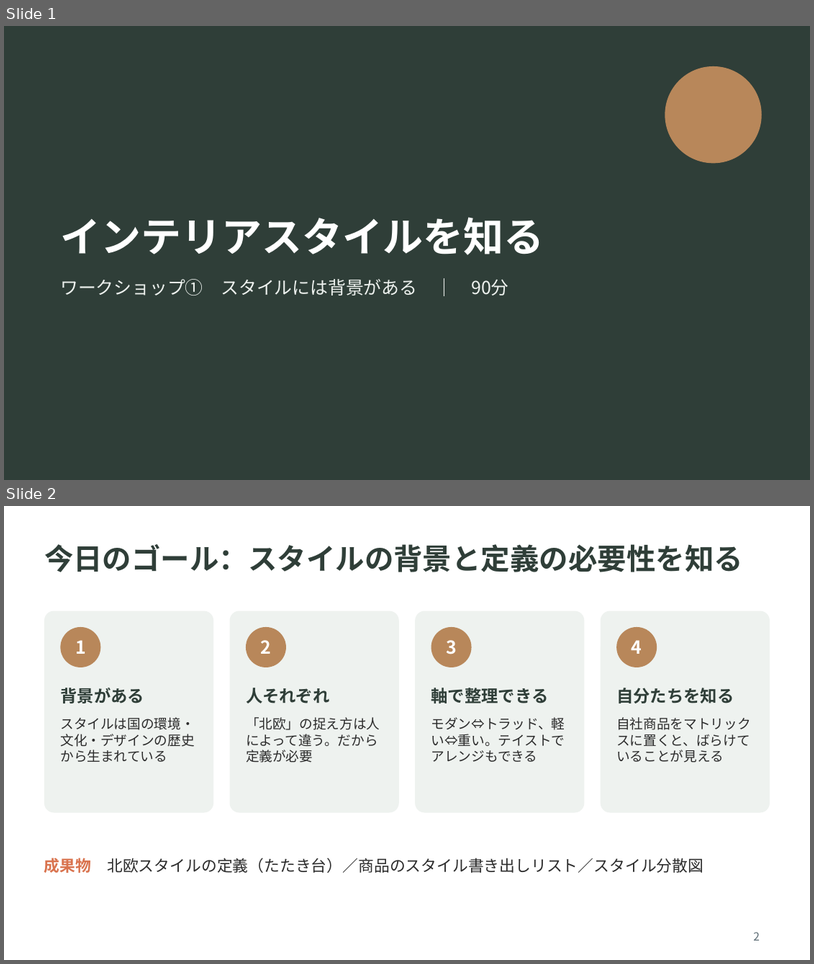
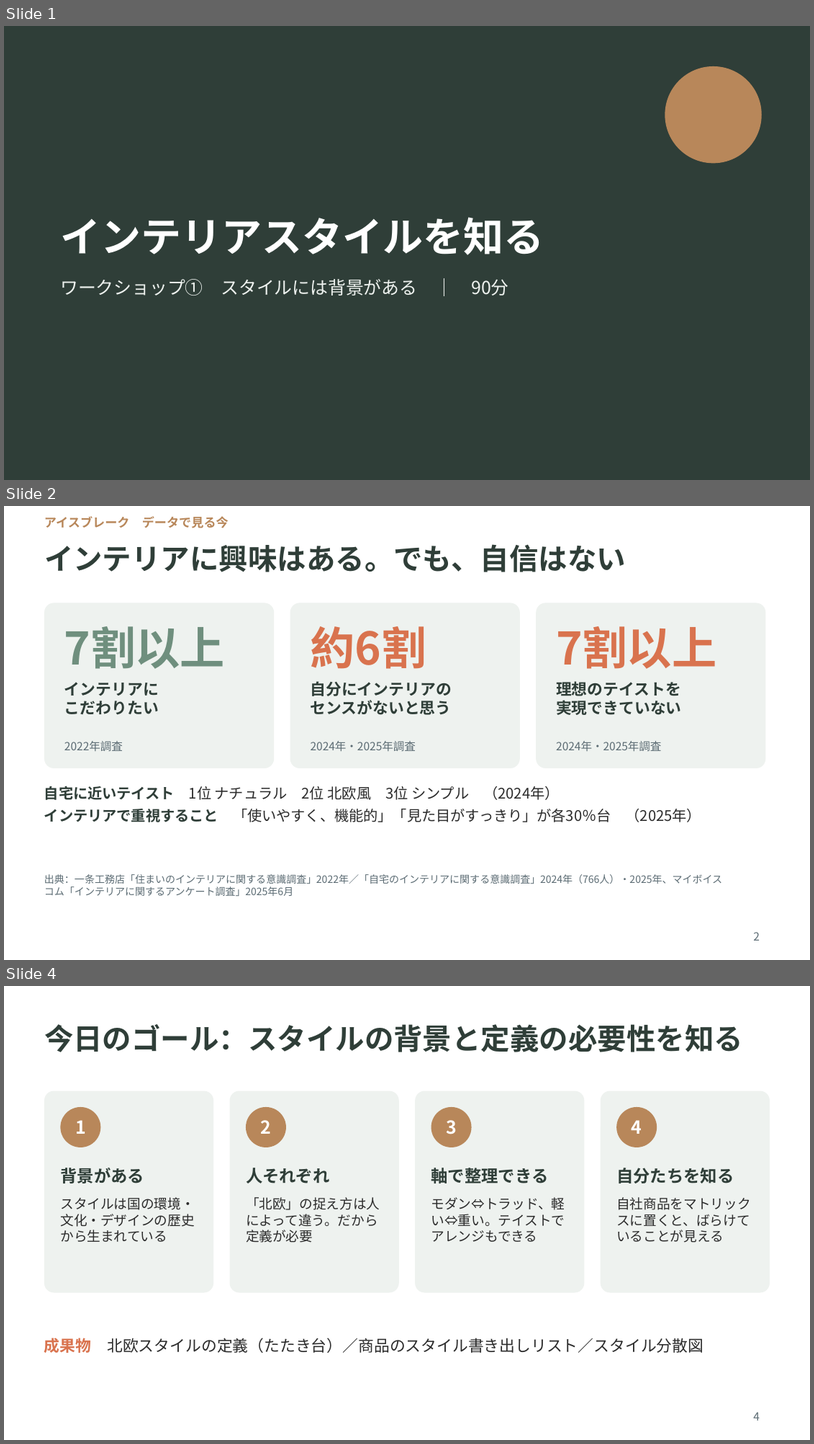
Before and after one commit to rietakenaho-creator/my-first-project_atinterior, a slide deck: workshop1_interior_style.pptx. Shown one above the other, each under a label of ours: slides 1 and 2 before the commit, slides 1, 2 and 4 after it; the slides between them are not shown. The pictures are 814x964 and 814x1444 pixels, drawn with LibreOffice and Linux fonts; fonts in the diff are those of the drawing. Boxes give left, top, right and bottom in pixels: in the first picture for what was removed or moved away, otherwise in the second. Text is boxed around its words. In the diff, an @@ line names an element or a change of style, - is before the commit and + after.

```diff
--- a/workshop1_interior_style.pptx
+++ b/workshop1_interior_style.pptx
@@ slide 2 added at [4, 506, 810, 960], background #FFFFFF @@
@@ text added at [44, 516, 229, 528], 11 pt, text #B8875A, bold @@
+アイスブレーク データで見る今
@@ title added at [44, 544, 626, 572], 26 pt, text #2F3E38, bold @@
+インテリアに興味はある。でも、自信はない
@@ rounded rectangle added at [44, 602, 274, 768], fill #EEF2EF @@
@@ rounded rectangle added at [291, 602, 520, 768], fill #EEF2EF @@
@@ rounded rectangle added at [536, 602, 766, 768], fill #EEF2EF @@
@@ text added at [64, 626, 225, 669], 40 pt, text #6F8F7E, bold @@
+7割以上
@@ text added at [311, 626, 427, 669], 40 pt, text #D9734E, bold @@
+約6割
@@ text added at [556, 626, 717, 669], 40 pt, text #D9734E, bold @@
+7割以上
@@ text added at [64, 682, 159, 715], 14 pt, text #2F3E38, bold @@
+インテリアに
+こだわりたい
@@ text added at [311, 681, 452, 715], 14 pt, text #2F3E38, bold @@
+自分にインテリアの
+センスがないと思う
@@ text added at [556, 681, 682, 715], 14 pt, text #2F3E38, bold @@
+理想のテイストを
+実現できていない
@@ text added at [64, 741, 123, 751], 10 pt, text #5B6B73 @@
+2022年調査
@@ text added at [311, 741, 416, 751], 10 pt, text #5B6B73 @@
+2024年・2025年調査
@@ text added at [556, 741, 661, 751], 10 pt, text #5B6B73 @@
+2024年・2025年調査
@@ text added at [44, 785, 702, 822], 13 pt, text #2B2B2B @@
+自宅に近いテイスト 1位 ナチュラル 2位 北欧風 3位 シンプル （2024年）
+インテリアで重視すること 「使いやすく、機能的」「見た目がすっきり」が各30％台 （2025年）
@@ text added at [44, 874, 723, 896], 9 pt, text #5B6B73 @@
+出典：一条工務店「住まいのインテリアに関する意識調査」2022年／「自宅のインテリアに関する意識調査」2024年（766人）・2025年、マイボイスコム「インテリアに関するアンケート調査」2025年6月
@@ page number added at [754, 932, 760, 940], 10 pt, text #5B6B73 @@
+2
@@ what was slide 2 is now slide 4 @@
@@ page number at [754, 1412, 760, 1420]: text changed @@
-2
+4
```
Also in this commit, not shown: 1 other slide added.
